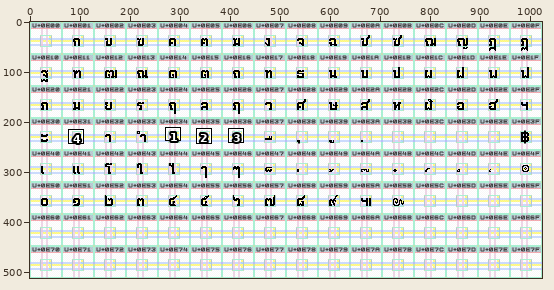
Pixel-art file, stored at src/Thai/design.aseprite. Above: a wide view before the commit, with the close-up outlined.
Close-up. Before the commit:
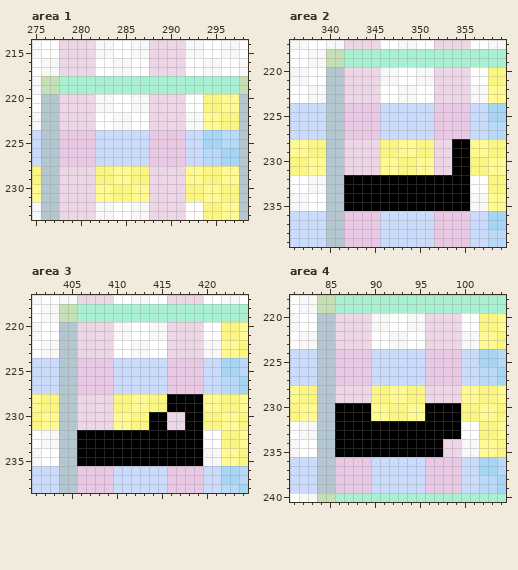
1024x512 pixels, 1 frame. Shown: area 1: x 275..298, y 214..233; area 2: x 336..359, y 217..239; area 3: x 401..424, y 217..238; area 4: x 81..104, y 218..240. The commit also changed other parts of the picture, which this record leaves out.
Now the later version:
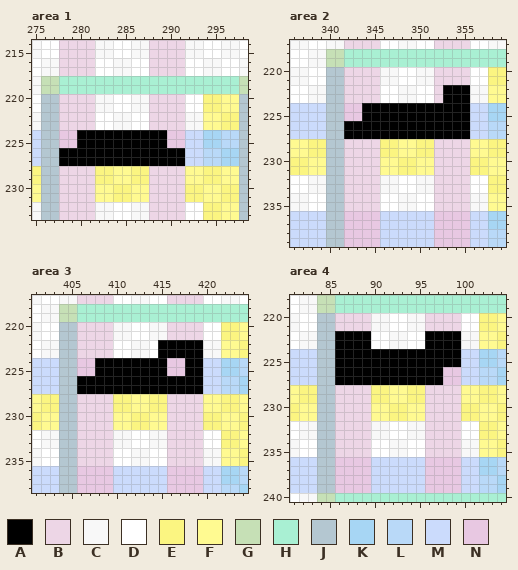
Palette (. is transparent): A #000000  B #edd6e6  C #f8f8f8  D #ffffff  E #fbf581  F #fffa91  G #c6e0b6  H #a9f0d3  J #b4c7d1  K #a7d6f4  L #b9d9f8  M #cbdbfc  N #e8c8e2
Difference:
Area 1, layer "Graphics/Seafront/Regular":
Colour M gives way to colour A in rows 224 to 227 at x 282 to 287.
Colour N gives way to colour A in rows 224 to 225 at x 280 to 281 and 288 to 289; in rows 226 to 227 at x 278 to 281 and 288 to 291.
Area 2, layer "Graphics/Seafront/Regular":
Colour B gives way to colour A in rows 222 to 223 at x 353 to 355.
Colour M gives way to colour A in rows 224 to 227 at x 346 to 351.
Colour N gives way to colour A in rows 224 to 225 at x 344 to 345 and 352 to 355; in rows 226 to 227 at x 342 to 345 and 352 to 355.
Colour A gives way to colour B in rows 228 to 231 at x 354 to 355; in rows 232 to 235 at x 342 to 345 and 352 to 355.
Colour A gives way to colour C in rows 232 to 233 at x 346 to 347 and 350 to 351; in rows 234 to 235 at x 348 to 349.
Colour A gives way to colour D in rows 232 to 233 at x 348 to 349; in rows 234 to 235 at x 346 to 347 and 350 to 351.
Area 3, layer "Graphics/Seafront/Regular":
Colour B gives way to colour A in rows 222 to 223 at x 416 to 419.
Colour D gives way to colour A in rows 222 to 223 at x 415.
Colour M gives way to colour A in rows 224 to 227 at x 410 to 415.
Colour N gives way to colour A in rows 224 to 225 at x 408 to 409 and 418 to 419; in rows 226 to 227 at x 406 to 409 and 416 to 419.
Colour A gives way to colour B in rows 228 to 229 at x 416 to 419; in rows 230 to 231 at x 418 to 419; in rows 232 to 235 at x 406 to 409 and 416 to 419.
Colour A gives way to colour C in rows 232 to 233 at x 410 to 411 and 414 to 415; in rows 234 to 235 at x 412 to 413.
Colour A gives way to colour D in rows 232 to 233 at x 412 to 413; in rows 234 to 235 at x 410 to 411 and 414 to 415.
Colour A gives way to colour F in rows 230 to 231 at x 414 to 415.
Area 4, layer "Graphics/Seafront/Regular":
Colour B gives way to colour A in rows 222 to 223 at x 86 to 89 and 96 to 99.
Colour M gives way to colour A in rows 224 to 227 at x 90 to 95.
Colour N gives way to colour A in rows 224 to 225 at x 86 to 89 and 96 to 99; in rows 226 to 227 at x 86 to 89 and 96 to 97.
Colour A gives way to colour B in rows 230 to 233 at x 86 to 89 and 96 to 99; in rows 234 to 235 at x 86 to 89 and 96 to 97.
Colour A gives way to colour C in rows 232 to 233 at x 90 to 91 and 94 to 95; in rows 234 to 235 at x 92 to 93.
Colour A gives way to colour D in rows 232 to 233 at x 92 to 93; in rows 234 to 235 at x 90 to 91 and 94 to 95.
Pixel boxes of the changes (left, top, right, bottom) in both close-ups:
changed: (59, 130, 185, 166)
changed: (344, 85, 470, 211)
changed: (77, 340, 203, 466)
changed: (335, 331, 461, 457)
